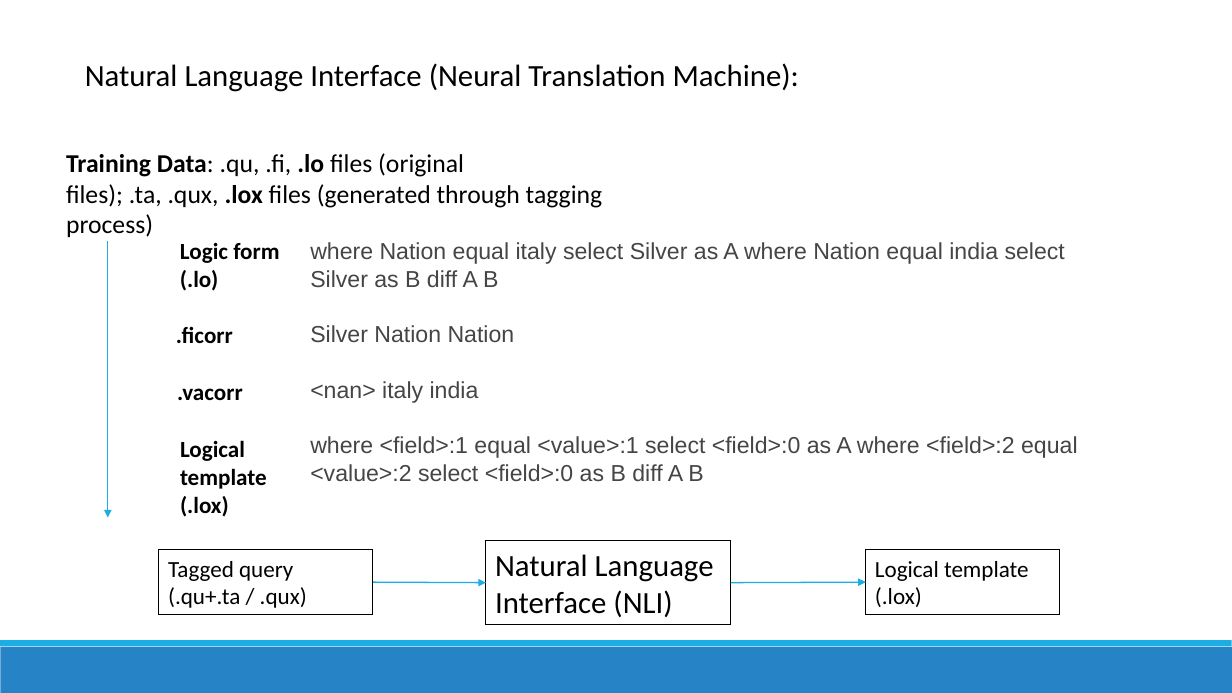
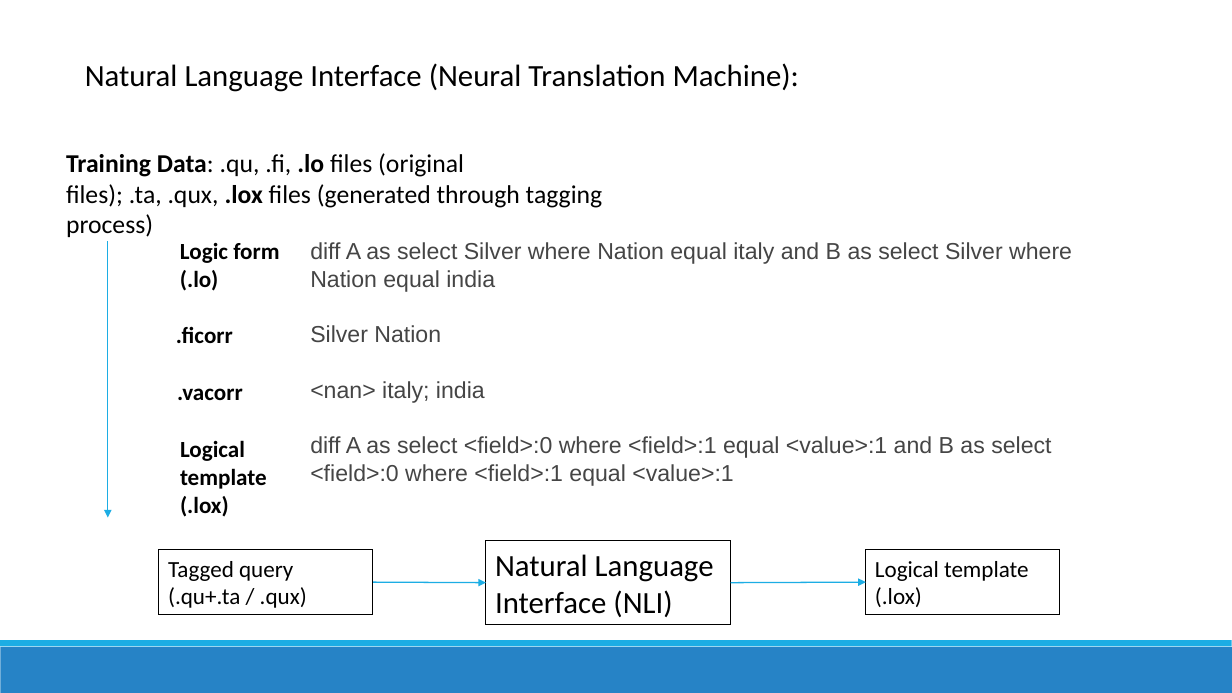
Before and after one commit to richardxiong/dnnQuery, a slide deck: slide 12 of dnnQuery2.pptx (slide 9 before the commit). Drawn at 1232x693 pixels with LibreOffice and Linux fonts; fonts in the diff are those of the drawing. Boxes give left, top, right and bottom in pixels: in the first picture for what was removed or moved away, otherwise in the second. Text is boxed around its words. In the diff, an @@ line names an element or a change of style, - is before the commit and + after.

```diff
--- a/dnnQuery2.pptx
+++ b/dnnQuery2.pptx
@@ text at (310,242,1072,486): text changed @@
-where Nation equal italy select Silver as A where Nation equal india select Silver as B diff A B
-Silver Nation Nation
-<nan> italy india
-where <field>:1 equal <value>:1 select <field>:0 as A where <field>:2 equal <value>:2 select <field>:0 as B diff A B
+diff A as select Silver where Nation equal italy and B as select Silver where Nation equal india
+Silver Nation
+<nan> italy; india
+diff A as select <field>:0 where <field>:1 equal <value>:1 and B as select <field>:0 where <field>:1 equal <value>:1
```
Also in this commit, not shown: 3 other slides changed, 3 slides added, 3 other files.
